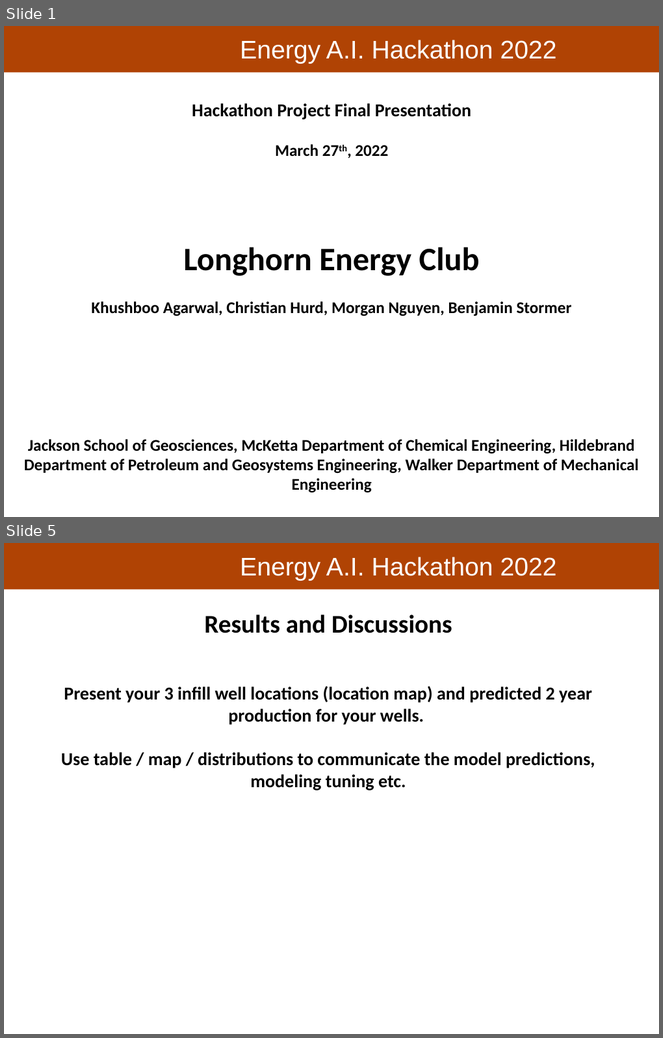
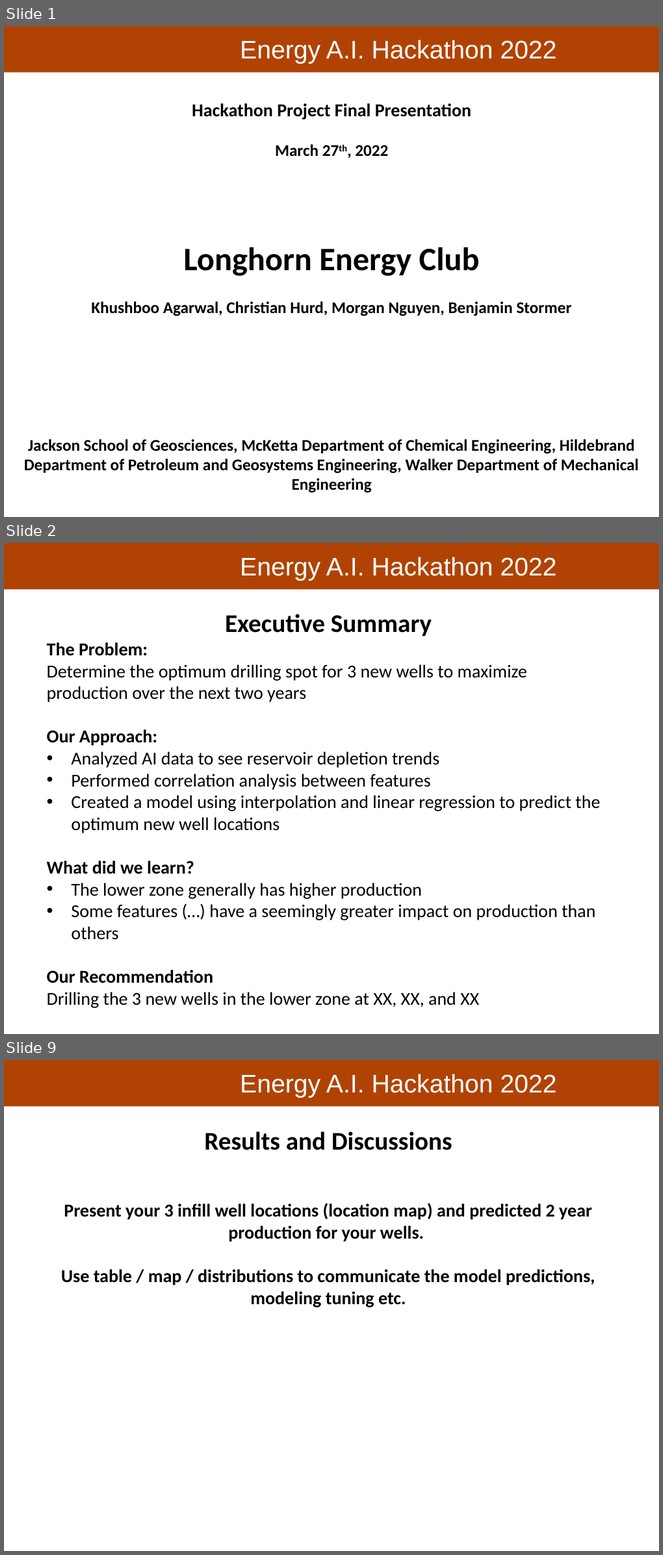
Before and after one commit to PGEHackathon/Longhorn_Energy_Club, a slide deck: Longhorn_Energy_Club_Presentation.pptx. Shown one above the other, each under a label of ours: slides 1 and 5 before the commit, slides 1, 2 and 9 after it; the slides between them are not shown. The pictures are 663x1038 and 663x1555 pixels, drawn with LibreOffice and Linux fonts; fonts in the diff are those of the drawing; background and template pictures are left out. Boxes give left, top, right and bottom in pixels: in the first picture for what was removed or moved away, otherwise in the second. Text is boxed around its words. In the diff, an @@ line names an element or a change of style, - is before the commit and + after.

Commit message:
Update on Presentation

```diff
--- a/Longhorn_Energy_Club_Presentation.pptx
+++ b/Longhorn_Energy_Club_Presentation.pptx
@@ slide 2 added at [4,543,659,1034], background #FFFFFF; not listed: 2 template elements that a slide beside it also shows @@
@@ text added at [47,614,600,1008], 20 pt, text #000000 @@
+Executive Summary
+The Problem:
+Determine the optimum drilling spot for 3 new wells to maximize production over the next two years
+Our Approach:
+• Analyzed AI data to see reservoir depletion trends
+• Performed correlation analysis between features
+• Created a model using interpolation and linear regression to predict the optimum new well locations
+What did we learn?
+• The lower zone generally has higher production
+• Some features (…) have a seemingly greater impact on production than others
+Our Recommendation
+Drilling the 3 new wells in the lower zone at XX, XX, and XX
@@ what was slide 5 is now slide 9 @@
```
Also in this commit, not shown: 1 slide changed, 5 other slides added, 2 slides removed.
